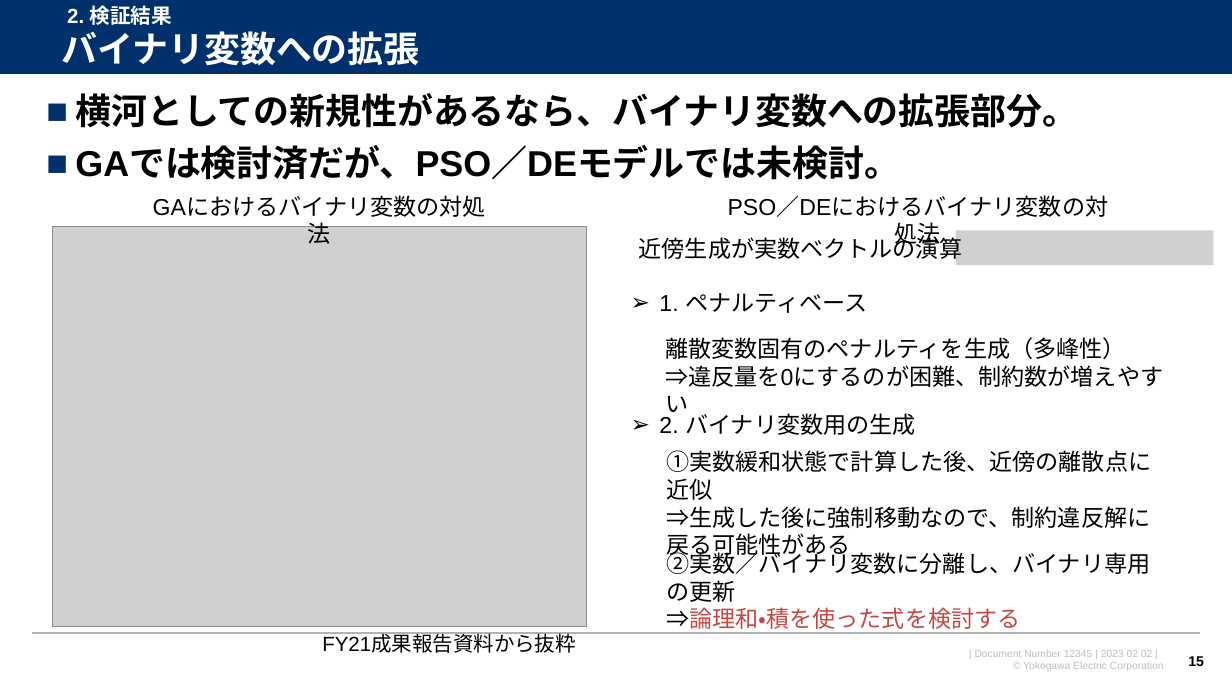
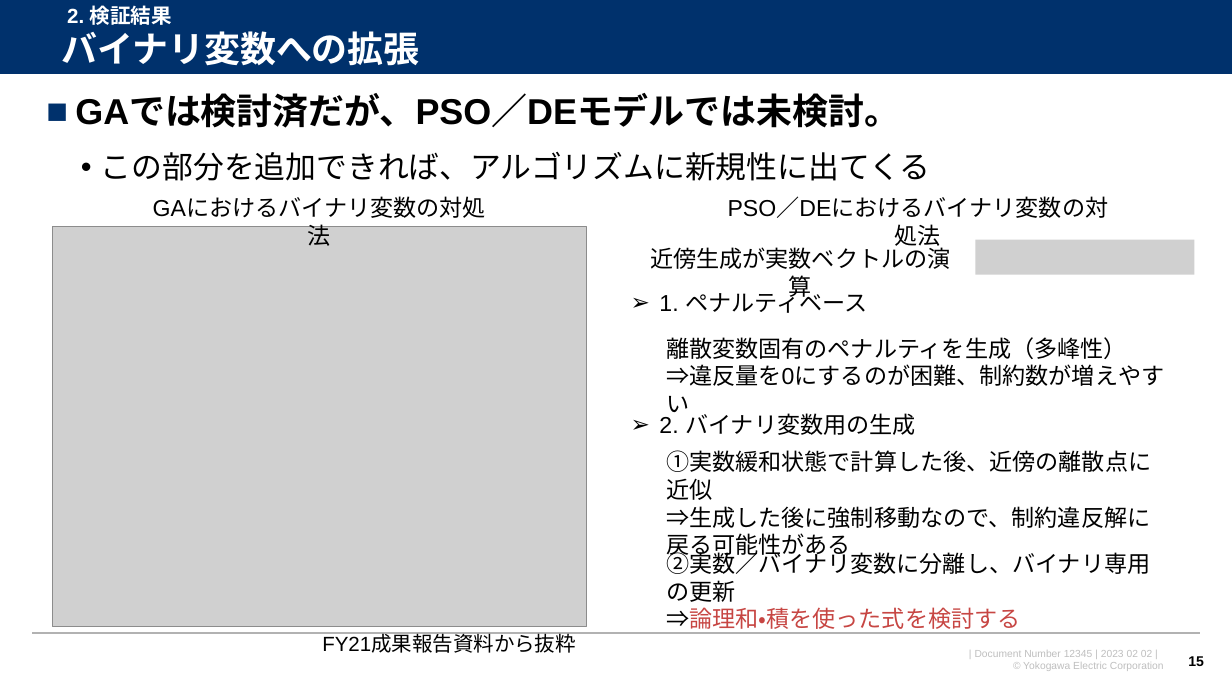
Before and after one commit to watarukumagai-git/opt, a slide deck: slide 15 of opt/230303_データ駆動非線形制約での検証_rev.0.pptx. Drawn at 1232x693 pixels with LibreOffice and Linux fonts; fonts in the diff are those of the drawing; grey boxes stand for pictures; background and template pictures are left out. Boxes give left, top, right and bottom in pixels: in the first picture for what was removed or moved away, otherwise in the second. Text is boxed around its words. In the diff, an @@ line names an element or a change of style, - is before the commit and + after.

```diff
--- a/opt/230303_データ駆動非線形制約での検証_rev.0.pptx
+++ b/opt/230303_データ駆動非線形制約での検証_rev.0.pptx
@@ text at [75, 93, 1078, 128]: paragraph removed @@
-■ 横河としての新規性があるなら、バイナリ変数への拡張部分。
@@ text at [101, 152, 930, 181]: paragraph added @@
+  • この部分を追加できれば、アルゴリズムに新規性に出てくる
@@ text "近傍生成が実数ベクトルの演算" rewrapped from [639, 234, 962, 263] to [650, 244, 950, 269] @@
@@ picture: place and size @@
-picture at [956, 230, 1214, 265]
+picture at [976, 239, 1195, 274]
```
Also in this commit, not shown: 3 other slides changed, 1 slide added.
